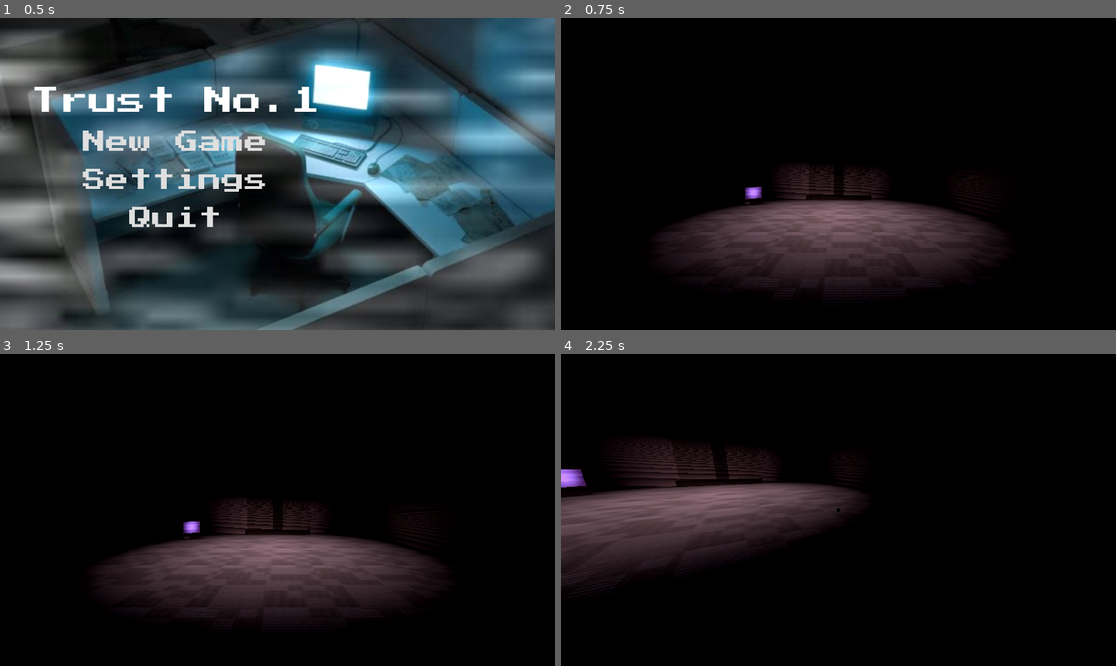
Above: before the commit, frames 1-4 (two rows, left to right).
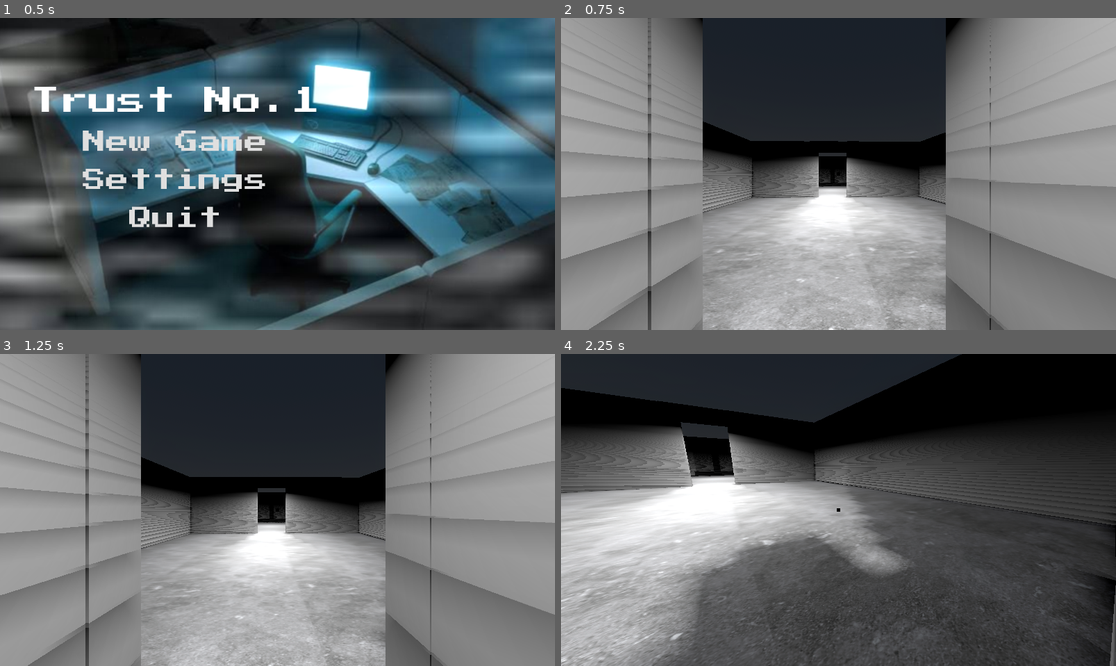
Above: after the commit, the same moments.

Repository: mitchglitchisdabestg/trust-no.-1game-jam
Game: Godot game, scene res://Scenes/main_menu/main_menu.tscn
Same seed, same stepped clock (60 frames per second), same inputs: the game is played once before the commit and once after it.
Inputs (mouse positions are in pixels of both pictures, inside the frame that each line leads up to):
- Up to frame 1 (0.5 s): no input
- Up to frame 2 (0.75 s): click "New Game" at 0.5 s
- Up to frame 3 (1.25 s): no input
- Up to frame 4 (2.25 s): move the mouse to (866, 510) at 1.27 s; hold C (Crouch) 1.28-2.03 s; hold W (Up) from 1.28 s (still down); tap Space (Jump) at 1.52 s; move the mouse to (810, 510) at 2.02 s; tap E (Interact) at 2.1 s

Frame 1 is identical in both runs. In frame 2, 96% of the frame differs, in the area x 0-100%, y 0-100%; in frame 3, 96%; in frame 4, 83%.

Commit message:
Did some work on the game map

Diff:
--- /dev/null
+++ b/Assets/Textures/Basement floor.tres
@@ -0,0 +1,11 @@
+[gd_resource type="StandardMaterial3D" format=3 uid="uid://cp5b1xmm0j7sn"]
+
+[ext_resource type="Texture2D" uid="uid://lh51yjnn3iqk" path="res://Assets/Textures/Screenshot 2026-08-27 183541.png" id="1_xt6j2"]
+
+[resource]
+albedo_color = Color(0.78352344, 0.7835234, 0.7835234, 1)
+albedo_texture = ExtResource("1_xt6j2")
+uv1_scale = Vector3(0.3, 0.3, 0.3)
+uv1_triplanar = true
+uv1_world_triplanar = true
+uv2_scale = Vector3(0.4, 0.4, 0.4)
--- /dev/null
+++ b/Assets/Textures/Officecarpetfloor.tres
@@ -0,0 +1,11 @@
+[gd_resource type="StandardMaterial3D" format=3 uid="uid://doxclr7t2sbfm"]
+
+[ext_resource type="Texture2D" uid="uid://dniv0e0ahvls2" path="res://Assets/Textures/Screenshot 2026-08-27 175152.png" id="1_b8k2g"]
+
+[resource]
+diffuse_mode = 3
+albedo_color = Color(0.8901961, 0.9764706, 0.98039216, 1)
+albedo_texture = ExtResource("1_b8k2g")
+uv1_scale = Vector3(0.4, 0.4, 0.4)
+uv1_triplanar = true
+uv1_world_triplanar = true
--- a/Scenes/world/world.tscn
+++ b/Scenes/world/world.tscn
@@ -7,9 +7,9 @@
 [ext_resource type="Script" uid="uid://dcj47mwsibkwy" path="res://Scripts/basic_interact_script.gd" id="3_qgrml"]
 [ext_resource type="PackedScene" uid="uid://5tsawn866bsp" path="res://Scenes/pause_menu/pause_menu.tscn" id="4_fbtbp"]
 [ext_resource type="PackedScene" uid="uid://lyebknc4s66c" path="res://Scenes/Puzzles/puzzle_terminal_1.tscn" id="5_12diy"]
-[ext_resource type="Texture2D" uid="uid://dniv0e0ahvls2" path="res://Assets/Textures/Screenshot 2026-08-27 175152.png" id="6_nhnx1"]
-[ext_resource type="Texture2D" uid="uid://lh51yjnn3iqk" path="res://Assets/Textures/Screenshot 2026-08-27 183541.png" id="7_x8qfb"]
+[ext_resource type="Material" uid="uid://doxclr7t2sbfm" path="res://Assets/Textures/Officecarpetfloor.tres" id="9_5jrsn"]
 [ext_resource type="PackedScene" uid="uid://dlnmpj1xqimgv" path="res://Scenes/base_door/base_door.tscn" id="9_12diy"]
+[ext_resource type="Material" uid="uid://cp5b1xmm0j7sn" path="res://Assets/Textures/Basement floor.tres" id="10_pbr1s"]
 
 [sub_resource type="StandardMaterial3D" id="StandardMaterial3D_qgrml"]
 albedo_color = Color(1, 1, 0.2, 1)
@@ -19,22 +19,6 @@
 
 [sub_resource type="ConcavePolygonShape3D" id="ConcavePolygonShape3D_nhnx1"]
 data = PackedVector3Array(-0.5, 0.5, 0.5, 0.5, 0.5, 0.5, -0.5, -0.5, 0.5, 0.5, 0.5, 0.5, 0.5, -0.5, 0.5, -0.5, -0.5, 0. …(500 unchanged characters)…
-
-[sub_resource type="StandardMaterial3D" id="StandardMaterial3D_x8qfb"]
-diffuse_mode = 3
-albedo_color = Color(0.8901961, 0.9764706, 0.98039216, 1)
-albedo_texture = ExtResource("6_nhnx1")
-uv1_scale = Vector3(0.4, 0.4, 0.4)
-uv1_triplanar = true
-uv1_world_triplanar = true
-
-[sub_resource type="StandardMaterial3D" id="StandardMaterial3D_o0828"]
-albedo_color = Color(0.78352344, 0.7835234, 0.7835234, 1)
-albedo_texture = ExtResource("7_x8qfb")
-uv1_scale = Vector3(0.3, 0.3, 0.3)
-uv1_triplanar = true
-uv1_world_triplanar = true
-uv2_scale = Vector3(0.4, 0.4, 0.4)
 
 [node name="World" type="Node3D" unique_id=1014660479]
 
@@ -45,7 +29,7 @@
 door_ID = 1111
 
 [node name="Floor" parent="Level" unique_id=477003862 instance=ExtResource("1_sl2e5")]
-transform = Transform3D(18.01148, 0, 0, 0, 5, 0, 0, 0, 16.642904, 0.09275055, -0.06924391, -0.0822463)
+transform = Transform3D(22.60258, 0, 0, 0, 5, 0, 0, 0, 29.87577, -18.081198, -0.007677555, 24.010815)
 
 [node name="Box" parent="Level" unique_id=646383262 instance=ExtResource("2_6m72w")]
 transform = Transform3D(5, 0, 0, 0, 5, 0, 0, 0, 5, -11.119946, -1.3180285, -3.4849281)
@@ -86,10 +70,18 @@
 
 [node name="Lighting" parent="Level" unique_id=298486255 instance=ExtResource("1_5jrsn")]
 
+[node name="BaseDoor2" parent="Level" unique_id=1235796359 instance=ExtResource("9_12diy")]
+transform = Transform3D(-6.9938224e-08, 0, 1.6, 0, 2.0214696, 0, -1.6, 0, -6.9938224e-08, -90.305176, 1.792475, 43.81)
+door_ID = 1112
+
+[node name="puzzle_terminal_2" parent="Level" unique_id=263274929 instance=ExtResource("5_12diy")]
+transform = Transform3D(-0.6877086, 0, 0.7259868, 0, 1, 0, -0.7259868, 0, -0.6877086, -88.58269, 0.5097165, 48.358543)
+door_ID_to_open = 1112
+
 [node name="Environment" type="Node3D" parent="." unique_id=16806332]
 
 [node name="Player" parent="." unique_id=423765952 instance=ExtResource("2_1fp7r")]
-transform = Transform3D(-4.371139e-08, 0, -1, 0, 1, 0, 1, 0, -4.371139e-08, 11.756651, 1.1502094, 3.948113)
+transform = Transform3D(0.034044795, 0, 0.9994203, 0, 1, 0, -0.9994203, 0, 0.034044795, -62.74079, 1.1502094, 44.024887)
 
 [node name="Pause Menu" parent="." unique_id=1368006392 instance=ExtResource("4_fbtbp")]
 
@@ -147,6 +139,7 @@
 
 [node name="Roof" type="CSGBox3D" parent="Prototyping" unique_id=1271726947]
 transform = Transform3D(-0.016562432, -0.5586005, 6.951722e-09, -4.3034003e-08, 4.282553e-09, 0.99999976, -0.99986285, 0.009253052, -4.3155048e-08, 18.58522, 3, 3.6724463)
+visible = false
 use_collision = true
 size = Vector3(12.527718, 22.804806, 0.27563477)
 
@@ -154,7 +147,7 @@
 transform = Transform3D(-0.016562432, -0.5586005, 6.951722e-09, -4.3034003e-08, 4.282553e-09, 0.99999976, -0.99986285, 0.009253052, -4.3155048e-08, 18.58522, -0.111258864, 3.6724463)
 use_collision = true
 size = Vector3(12.527718, 22.804806, 0.27563477)
-material = SubResource("StandardMaterial3D_x8qfb")
+material = ExtResource("9_5jrsn")
 
 [node name="CSGBox3D11" type="CSGBox3D" parent="Prototyping" unique_id=584805782]
 transform = Transform3D(1, 0, 0, 0, 0.5586773, 0, 0, 0, 1, 27.905994, 1.5329016, -2.6272657)
@@ -208,6 +201,7 @@
 
 [node name="Roof2" type="CSGBox3D" parent="Prototyping" unique_id=12296402]
 transform = Transform3D(-0.016562432, -0.5586005, 6.951722e-09, -4.3034003e-08, 4.282553e-09, 0.99999976, -0.99986285, 0.009253052, -4.3155048e-08, 31.310234, 3, 3.6724463)
+visible = false
 use_collision = true
 size = Vector3(12.527718, 22.804806, 0.27563477)
 
@@ -215,7 +209,7 @@
 transform = Transform3D(-0.016562432, -0.5586005, 6.951722e-09, -4.3034003e-08, 4.282553e-09, 0.99999976, -0.99986285, 0.009253052, -4.3155048e-08, 31.310234, -0.111258864, 3.6724463)
 use_collision = true
 size = Vector3(12.527718, 22.804806, 0.27563477)
-material = SubResource("StandardMaterial3D_o0828")
+material = ExtResource("10_pbr1s")
 
 [node name="SpotLight3D" type="SpotLight3D" parent="Prototyping" unique_id=1586749847]
 transform = Transform3D(1, 0, 0, 0, 0.045764033, 0.9989523, 0, -0.9989523, 0.045764033, 20.14019, 2.574247, 3.8777614)
@@ -232,3 +226,324 @@
 light_negative = true
 spot_range = 7.578
 spot_angle = 117.14
+
+[node name="Map" type="Node3D" parent="." unique_id=57778771]
+transform = Transform3D(1, 0, 0, 0, 1, 0, 0, 0, 1, -70.126495, 0, 13.090427)
+
+[node name="CSGBox3D" type="CSGBox3D" parent="Map" unique_id=362645088]
+transform = Transform3D(1, 0, 0, 0, 0.5586773, 0, 0, 0, 1, 15.180981, 1.5329016, 55.33118)
+use_collision = true
+size = Vector3(6.715088, 5.5600586, 0.47729492)
+
+[node name="CSGBox3D2" type="CSGBox3D" parent="Map" unique_id=1207516550]
+transform = Transform3D(1, 0, 0, 0, 0.5586773, 0, 0, 0, 1, 15.554977, 1.5143459, 67.81293)
+use_collision = true
+size = Vector3(6.715088, 5.5600586, 0.47729492)
+
+[node name="CSGBox3D3" type="CSGBox3D" parent="Map" unique_id=688277684]
+transform = Transform3D(-0.044386625, 0, 0.99901444, 0, 0.5586773, 0, -0.99901444, 0, -0.044386625, 12.068951, 1.562398, 58.064663)
+use_collision = true
+size = Vector3(5.1373444, 5.7127686, 0.47729492)
+
+[node name="CSGBox3D5" type="CSGBox3D" parent="Map" unique_id=469675057]
+transform = Transform3D(-0.044386625, 0, 0.99901444, 0, 0.5586773, 0, -0.99901444, 0, -0.044386625, 12.4037285, 1.562398, 65.442535)
+use_collision = true
+size = Vector3(5.0991364, 5.7127686, 0.47729492)
+
+[node name="CSGBox3D6" type="CSGBox3D" parent="Map" unique_id=608654066]
+transform = Transform3D(-0.044386625, 0, 0.99901444, 0, 0.5586773, 0, -0.99901444, 0, -0.044386625, 12.235352, 2.9459054, 61.79559)
+use_collision = true
+size = Vector3(3.437107, 0.5420532, 0.47729492)
+
+[node name="CSGBox3D4" type="CSGBox3D" parent="Map" unique_id=1274932720]
+transform = Transform3D(-0.044386625, 0, 0.99901444, 0, 0.5586773, 0, -0.99901444, 0, -0.044386625, 24.799202, 1.562398, 58.218082)
+use_collision = true
+size = Vector3(5.4444923, 5.7127686, 0.47729492)
+
+[node name="CSGBox3D7" type="CSGBox3D" parent="Map" unique_id=723590011]
+transform = Transform3D(-0.044386625, 0, 0.99901444, 0, 0.5586773, 0, -0.99901444, 0, -0.044386625, 25.12976, 1.6175022, 65.50099)
+use_collision = true
+size = Vector3(4.9821243, 5.7127686, 0.47729492)
+
+[node name="CSGBox3D8" type="CSGBox3D" parent="Map" unique_id=342938519]
+transform = Transform3D(-0.044386625, 0, 0.99901444, 0, 0.5586773, 0, -0.99901444, 0, -0.044386625, 24.968658, 2.9046724, 61.79559)
+use_collision = true
+size = Vector3(3.437107, 0.5420532, 0.47729492)
+
+[node name="CSGBox3D9" type="CSGBox3D" parent="Map" unique_id=1205160412]
+transform = Transform3D(1, 0, 0, 0, 0.5586773, 0, 0, 0, 1, 21.424656, 1.5329016, 55.33118)
+use_collision = true
+size = Vector3(6.715088, 5.5600586, 0.47729492)
+
+[node name="CSGBox3D10" type="CSGBox3D" parent="Map" unique_id=991574418]
+transform = Transform3D(1, 0, 0, 0, 0.5586773, 0, 0, 0, 1, 21.798653, 1.5143459, 67.81293)
+use_collision = true
+size = Vector3(6.715088, 5.5600586, 0.47729492)
+
+[node name="Roof" type="CSGBox3D" parent="Map" unique_id=152187351]
+transform = Transform3D(-0.016562432, -0.5586005, 6.951722e-09, -4.3034003e-08, 4.282553e-09, 0.99999976, -0.99986285, 0.009253052, -4.3155048e-08, -0.8195114, 4.024027, 30.552555)
+visible = false
+use_collision = true
+size = Vector3(12.527718, 22.804806, 0.27563477)
+
+[node name="CSGBox3D12" type="CSGBox3D" parent="Map" unique_id=366358593]
+transform = Transform3D(-0.016562432, -0.5586005, 6.951722e-09, -4.3034003e-08, 4.282553e-09, 0.99999976, -0.99986285, 0.009253052, -4.3155048e-08, 18.58522, -0.111258864, 61.630894)
+use_collision = true
+size = Vector3(12.527718, 22.804806, 0.27563477)
+material = ExtResource("9_5jrsn")
+
+[node name="CSGBox3D11" type="CSGBox3D" parent="Map" unique_id=1813892250]
+transform = Transform3D(1, 0, 0, 0, 0.5586773, 0, 0, 0, 1, 27.905994, 1.5329016, 55.33118)
+use_collision = true
+size = Vector3(6.715088, 5.5600586, 0.47729492)
+
+[node name="CSGBox3D13" type="CSGBox3D" parent="Map" unique_id=430303304]
+transform = Transform3D(1, 0, 0, 0, 0.5586773, 0, 0, 0, 1, 28.279991, 1.5143459, 67.81293)
+use_collision = true
+size = Vector3(6.715088, 5.5600586, 0.47729492)
+
+[node name="CSGBox3D14" type="CSGBox3D" parent="Map" unique_id=928919907]
+transform = Transform3D(-0.044386625, 0, 0.99901444, 0, 0.5586773, 0, -0.99901444, 0, -0.044386625, 24.782272, 1.562398, 57.801556)
+use_collision = true
+size = Vector3(4.610626, 5.7127686, 0.47729492)
+
+[node name="CSGBox3D15" type="CSGBox3D" parent="Map" unique_id=338629256]
+transform = Transform3D(-0.044386625, 0, 0.99901444, 0, 0.5586773, 0, -0.99901444, 0, -0.044386625, 25.139584, 1.562398, 65.686554)
+use_collision = true
+size = Vector3(4.610626, 5.7127686, 0.47729492)
+
+[node name="CSGBox3D16" type="CSGBox3D" parent="Map" unique_id=1502206918]
+transform = Transform3D(-0.044386625, 0, 0.99901444, 0, 0.5586773, 0, -0.99901444, 0, -0.044386625, 24.98442, 2.9366906, 61.79559)
+use_collision = true
+size = Vector3(3.437107, 0.5420532, 0.47729492)
+
+[node name="CSGBox3D17" type="CSGBox3D" parent="Map" unique_id=648974306]
+transform = Transform3D(-0.044386625, 0, 0.99901444, 0, 0.5586773, 0, -0.99901444, 0, -0.044386625, 37.516003, 1.562398, 58.0332)
+use_collision = true
+size = Vector3(5.074356, 5.7127686, 0.47729492)
+
+[node name="CSGBox3D18" type="CSGBox3D" parent="Map" unique_id=619565867]
+transform = Transform3D(-0.044386625, 0, 0.99901444, 0, 0.5586773, 0, -0.99901444, 0, -0.044386625, 37.85127, 1.562398, 65.42206)
+use_collision = true
+size = Vector3(5.140152, 5.7127686, 0.47729492)
+
+[node name="CSGBox3D19" type="CSGBox3D" parent="Map" unique_id=1812335640]
+transform = Transform3D(-0.044386625, 0, 0.99901444, 0, 0.5586773, 0, -0.99901444, 0, -0.044386625, 37.67069, 2.8923287, 61.79559)
+use_collision = true
+size = Vector3(3.437107, 0.5420532, 0.47729492)
+
+[node name="CSGBox3D20" type="CSGBox3D" parent="Map" unique_id=1406451701]
+transform = Transform3D(1, 0, 0, 0, 0.5586773, 0, 0, 0, 1, 34.14967, 1.5329016, 55.33118)
+use_collision = true
+size = Vector3(6.715088, 5.5600586, 0.47729492)
+
+[node name="CSGBox3D21" type="CSGBox3D" parent="Map" unique_id=2078482208]
+transform = Transform3D(1, 0, 0, 0, 0.5586773, 0, 0, 0, 1, 34.523663, 1.5143459, 67.81293)
+use_collision = true
+size = Vector3(6.715088, 5.5600586, 0.47729492)
+
+[node name="Roof2" type="CSGBox3D" parent="Map" unique_id=1237411553]
+transform = Transform3D(-0.016562432, -0.5586005, 6.951722e-09, -4.3034003e-08, 4.282553e-09, 0.99999976, -0.99986285, 0.009253052, -4.3155048e-08, -13.826416, 4.067539, 30.552555)
+visible = false
+use_collision = true
+size = Vector3(12.527718, 22.804806, 0.27563477)
+
+[node name="CSGBox3D22" type="CSGBox3D" parent="Map" unique_id=1356742399]
+transform = Transform3D(-0.016562432, -0.5586005, 6.951722e-09, -4.3034003e-08, 4.282553e-09, 0.99999976, -0.99986285, 0.009253052, -4.3155048e-08, 31.310234, -0.111258864, 61.630894)
+use_collision = true
+size = Vector3(12.527718, 22.804806, 0.27563477)
+material = ExtResource("10_pbr1s")
+
+[node name="SpotLight3D" type="SpotLight3D" parent="Map" unique_id=1236595462]
+transform = Transform3D(1, 0, 0, 0, 0.045764033, 0.9989523, 0, -0.9989523, 0.045764033, 20.14019, 2.574247, 61.83621)
+light_color = Color(0.6745098, 0.4745098, 0.5137255, 1)
+light_energy = 3.04
+shadow_enabled = true
+spot_range = 6.641
+spot_attenuation = -0.19
+spot_angle = 88.57
+
+[node name="SpotLight3D2" type="SpotLight3D" parent="Map" unique_id=131207669]
+transform = Transform3D(1, 0, 0, 0, 0.045764033, 0.9989523, 0, -0.9989523, 0.045764033, 19.886295, 3.6002617, 61.472263)
+light_energy = 3.04
+light_negative = true
+spot_range = 7.578
+spot_angle = 117.14
+
+[node name="CSGBox3D23" type="CSGBox3D" parent="Map" unique_id=336300216]
+transform = Transform3D(1, 0, 0, 0, 0.7139379, 0, 0, 0, 1, -4.020935, 2.054666, 24.252842)
+use_collision = true
+size = Vector3(6.715088, 5.5600586, 0.47729492)
+
+[node name="CSGBox3D24" type="CSGBox3D" parent="Map" unique_id=569051700]
+transform = Transform3D(1, 0, 0, 0, 0.7139379, 0, 0, 0, 1, -3.6041565, 2.0309536, 36.734592)
+use_collision = true
+size = Vector3(6.6295166, 5.5600586, 0.47729492)
+
+[node name="CSGBox3D26" type="CSGBox3D" parent="Map" unique_id=813573042]
+transform = Transform3D(-4.371139e-08, 0, 1, 0, 0.5586773, 0, -1, 0, -4.371139e-08, -7.1466904, 2.0062811, 34.3642)
+use_collision = true
+size = Vector3(5.0991364, 7.301819, 0.47729492)
+
+[node name="CSGBox3D28" type="CSGBox3D" parent="Map" unique_id=634637088]
+transform = Transform3D(-4.371139e-08, 0, 1, 0, 0.7139379, 0, -1, 0, -4.371139e-08, 5.935074, 2.0923595, 27.139744)
+use_collision = true
+size = Vector3(5.4444923, 5.7127686, 0.47729492)
+
+[node name="CSGBox3D29" type="CSGBox3D" parent="Map" unique_id=1758795594]
+transform = Transform3D(-4.371139e-08, 0, 1, 0, 0.7139379, 0, -1, 0, -4.371139e-08, 5.927841, 2.122754, 34.42265)
+use_collision = true
+size = Vector3(4.9821243, 5.600647, 0.47729492)
+
+[node name="CSGBox3D30" type="CSGBox3D" parent="Map" unique_id=1075254826]
+transform = Transform3D(-4.371139e-08, 0, 1, 0, 0.7139379, 0, -1, 0, -4.371139e-08, 5.940933, 3.905443, 30.71725)
+use_collision = true
+size = Vector3(3.437107, 0.6518574, 0.47729492)
+
+[node name="CSGBox3D31" type="CSGBox3D" parent="Map" unique_id=524099000]
+transform = Transform3D(1, 0, 0, 0, 0.7139379, 0, 0, 0, 1, 2.491478, 2.04813, 24.252842)
+use_collision = true
+size = Vector3(7.2525635, 5.578369, 0.47729492)
+
+[node name="CSGBox3D32" type="CSGBox3D" parent="Map" unique_id=34461343]
+transform = Transform3D(1, 0, 0, 0, 0.7139379, 0, 0, 0, 1, 2.5967407, 2.0309536, 36.734592)
+use_collision = true
+size = Vector3(6.715088, 5.5600586, 0.47729492)
+
+[node name="Roof3" type="CSGBox3D" parent="Map" unique_id=339446189]
+transform = Transform3D(-0.016562432, -0.5586005, 6.951722e-09, -4.3034003e-08, 4.282553e-09, 0.99999976, -0.99986285, 0.009253052, -4.3155048e-08, -0.6166992, 3, 30.552555)
+visible = false
+use_collision = true
+size = Vector3(12.527718, 22.804806, 0.27563477)
+
+[node name="CSGBox3D33" type="CSGBox3D" parent="Map" unique_id=267874898]
+transform = Transform3D(-0.016562432, -0.5586005, 6.951722e-09, -4.3034003e-08, 4.282553e-09, 0.99999976, -0.99986285, 0.009253052, -4.3155048e-08, -0.6166992, -0.111258864, 30.552555)
+use_collision = true
+size = Vector3(12.527718, 22.804806, 0.27563477)
+material = ExtResource("10_pbr1s")
+
+[node name="SpotLight3D3" type="SpotLight3D" parent="Map" unique_id=236099918]
+transform = Transform3D(1, 0, 0, 0, -0.048013028, 0.9988467, 0, -0.9988467, -0.048013028, 0, 3.0485978, 30.694775)
+light_energy = 3.973
+light_size = 0.045
+shadow_enabled = true
+spot_range = 39.271
+spot_angle = 86.41
+
+[node name="CSGBox3D34" type="CSGBox3D" parent="Map" unique_id=1727508425]
+transform = Transform3D(-4.371139e-08, 0, 1, 0, 0.7139379, 0, -1, 0, -4.371139e-08, 8.676064, 2.0923595, 30.891014)
+use_collision = true
+size = Vector3(3.1036768, 5.7127686, 0.47729492)
+
+[node name="CSGBox3D35" type="CSGBox3D" parent="Map" unique_id=706385759]
+transform = Transform3D(1.0000001, 0, -1.7484557e-07, 0, 0.7139379, 0, 1.7484557e-07, 0, 1.0000001, 7.2611923, 2.0923595, 32.188663)
+use_collision = true
+size = Vector3(2.4468164, 5.7127686, 0.47729492)
+
+[node name="CSGBox3D36" type="CSGBox3D" parent="Map" unique_id=1846352653]
+transform = Transform3D(1.0000001, 0, -1.7484557e-07, 0, 0.7139379, 0, 1.7484557e-07, 0, 1.0000001, 7.2473297, 2.0923595, 29.615704)
+use_collision = true
+size = Vector3(2.4195948, 5.7127686, 0.47729492)
+
+[node name="CSGBox3D37" type="CSGBox3D" parent="Map" unique_id=1107367712]
+transform = Transform3D(-0.016562432, -0.5586005, 6.951722e-09, -4.3034003e-08, 4.282553e-09, 0.99999976, -0.99986285, 0.009253052, -4.3155048e-08, 7.109478, -0.11125882, 30.863445)
+use_collision = true
+size = Vector3(2.2437367, 4.914092, 0.27563477)
+material = ExtResource("10_pbr1s")
+
+[node name="SpotLight3D4" type="SpotLight3D" parent="Map" unique_id=8620559]
+transform = Transform3D(1, 0, 0, 0, -0.048013028, 0.9988467, 0, -0.9988467, -0.048013028, 7.0516357, 3.0485978, 30.694775)
+light_energy = 3.973
+light_size = 0.045
+shadow_enabled = true
+spot_range = 39.271
+spot_angle = 86.41
+
+[node name="CSGBox3D38" type="CSGBox3D" parent="Map" unique_id=1759676836]
+transform = Transform3D(1, 0, 0, 0, 0.7139379, 0, 0, 0, 1, -17.052315, 2.054666, 24.252842)
+use_collision = true
+size = Vector3(6.715088, 5.5600586, 0.47729492)
+
+[node name="CSGBox3D39" type="CSGBox3D" parent="Map" unique_id=1012422162]
+transform = Transform3D(1, 0, 0, 0, 0.7139379, 0, 0, 0, 1, -16.635536, 2.0309536, 36.734592)
+use_collision = true
+size = Vector3(6.6295166, 5.5600586, 0.47729492)
+
+[node name="CSGBox3D40" type="CSGBox3D" parent="Map" unique_id=129980648]
+transform = Transform3D(-4.371139e-08, 0, 1, 0, 0.7139379, 0, -1, 0, -4.371139e-08, -20.164345, 2.0923595, 26.98632)
+use_collision = true
+size = Vector3(5.1373444, 5.7127686, 0.47729492)
+
+[node name="CSGBox3D41" type="CSGBox3D" parent="Map" unique_id=363491544]
+transform = Transform3D(-4.371139e-08, 0, 1, 0, 0.7139379, 0, -1, 0, -4.371139e-08, -20.178062, 2.0923595, 34.3642)
+use_collision = true
+size = Vector3(5.0991364, 5.7127686, 0.47729492)
+
+[node name="CSGBox3D42" type="CSGBox3D" parent="Map" unique_id=1109497154]
+transform = Transform3D(-4.371139e-08, 0, 1, 0, 0.7139379, 0, -1, 0, -4.371139e-08, -20.187386, 3.8298497, 30.71725)
+use_collision = true
+size = Vector3(3.437107, 0.8344765, 0.47729492)
+
+[node name="CSGBox3D43" type="CSGBox3D" parent="Map" unique_id=641910716]
+transform = Transform3D(-4.371139e-08, 0, 1, 0, 0.5586773, 0, -1, 0, -4.371139e-08, -7.096306, 2.0131776, 27.081356)
+use_collision = true
+size = Vector3(5.327715, 7.3265076, 0.47729492)
+
+[node name="CSGBox3D45" type="CSGBox3D" parent="Map" unique_id=1183077364]
+transform = Transform3D(-4.371139e-08, 0, 1, 0, 0.5586773, 0, -1, 0, -4.371139e-08, -7.0904465, 3.6741695, 30.71725)
+use_collision = true
+size = Vector3(3.437107, 1.3463211, 0.47729492)
+
+[node name="CSGBox3D46" type="CSGBox3D" parent="Map" unique_id=2027131765]
+transform = Transform3D(1, 0, 0, 0, 0.7139379, 0, 0, 0, 1, -10.539894, 2.04813, 24.252842)
+use_collision = true
+size = Vector3(7.2525635, 5.578369, 0.47729492)
+
+[node name="CSGBox3D47" type="CSGBox3D" parent="Map" unique_id=2092594288]
+transform = Transform3D(1, 0, 0, 0, 0.7139379, 0, 0, 0, 1, -10.434639, 2.0309536, 36.734592)
+use_collision = true
+size = Vector3(6.715088, 5.5600586, 0.47729492)
+
+[node name="CSGBox3D48" type="CSGBox3D" parent="Map" unique_id=580317570]
+transform = Transform3D(-0.016562432, -0.5586005, 6.951722e-09, -4.3034003e-08, 4.282553e-09, 0.99999976, -0.99986285, 0.009253052, -4.3155048e-08, -13.648079, -0.111258864, 30.552555)
+use_collision = true
+size = Vector3(12.527718, 22.804806, 0.27563477)
+material = ExtResource("10_pbr1s")
+
+[node name="SpotLight3D5" type="SpotLight3D" parent="Map" unique_id=576419949]
+transform = Transform3D(1, 0, 0, 0, -0.048013028, 0.9988467, 0, -0.9988467, -0.048013028, -13.03138, 3.0485978, 30.694775)
+light_energy = 3.973
+light_size = 0.045
+shadow_enabled = true
+spot_range = 39.271
+spot_angle = 86.41
+
+[node name="CSGBox3D52" type="CSGBox3D" parent="Map" unique_id=323648149]
+transform = Transform3D(-0.016562432, -0.5586005, 6.951722e-09, -4.3034003e-08, 4.282553e-09, 0.99999976, -0.99986285, 0.009253052, -4.3155048e-08, -5.921898, -0.11125882, 30.863445)
+use_collision = true
+size = Vector3(2.2437367, 4.914092, 0.27563477)
+material = ExtResource("10_pbr1s")
+
+[node name="SpotLight3D6" type="SpotLight3D" parent="Map" unique_id=178951800]
+transform = Transform3D(1, 0, 0, 0, -0.048013028, 0.9988467, 0, -0.9988467, -0.048013028, -5.979744, 3.0485978, 30.694775)
+light_energy = 3.973
+light_size = 0.045
+shadow_enabled = true
+spot_range = 39.271
+spot_angle = 86.41
+
+[node name="CSGBox3D50" type="CSGBox3D" parent="Map" unique_id=1324683549]
+transform = Transform3D(-1.0000001, 0, -0.000104665756, 0, 0.71393794, 0, 0.000104665756, 0, -1.0000001, -26.631767, 2.1141744, 28.909317)
+use_collision = true
+size = Vector3(12.561777, 5.7127686, 0.47729492)
+
+[node name="CSGBox3D51" type="CSGBox3D" parent="Map" unique_id=5182454]
+transform = Transform3D(-1.0000001, 0, -0.000104665756, 0, 0.71393794, 0, 0.000104665756, 0, -1.0000001, -27.151398, 2.1141744, 32.44339)
+use_collision = true
+size = Vector3(13.4730625, 5.7127686, 0.47729492)
+
+[node name="CSGBox3D53" type="CSGBox3D" parent="Map" unique_id=376182488]
+transform = Transform3D(0.016667217, 0.5585996, 4.370532e-08, -1.2776347e-15, -2.4420554e-08, 1, 0.9998611, -0.009311587, -7.2854345e-10, -26.194122, -0.08944373, 30.897598)
+use_collision = true
+size = Vector3(3.533102, 24.426277, 0.27563477)
+material = ExtResource("10_pbr1s")
